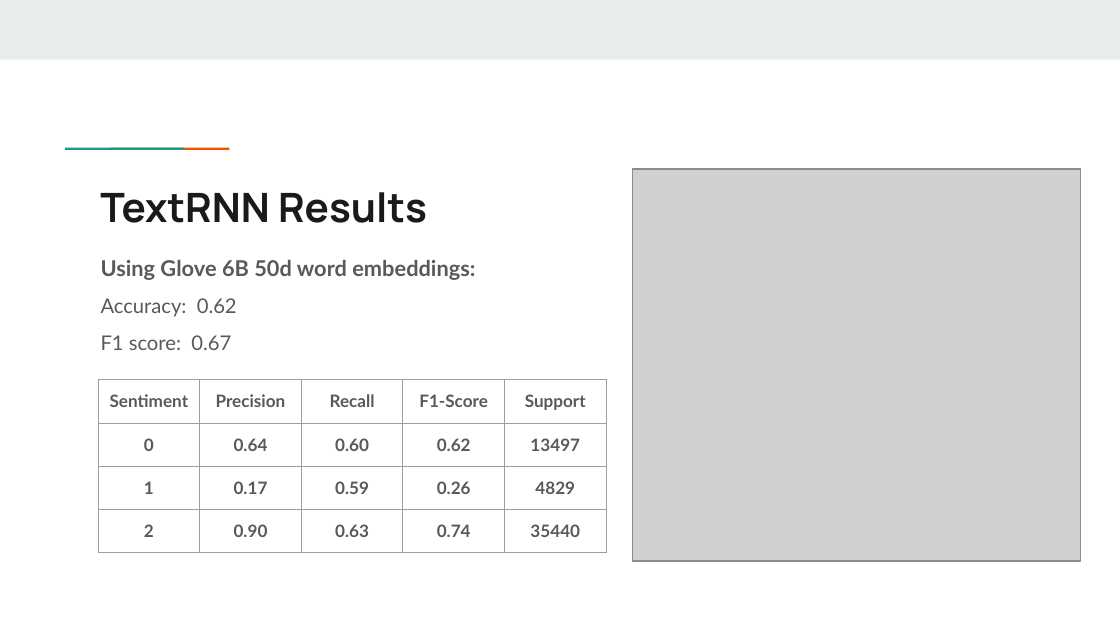
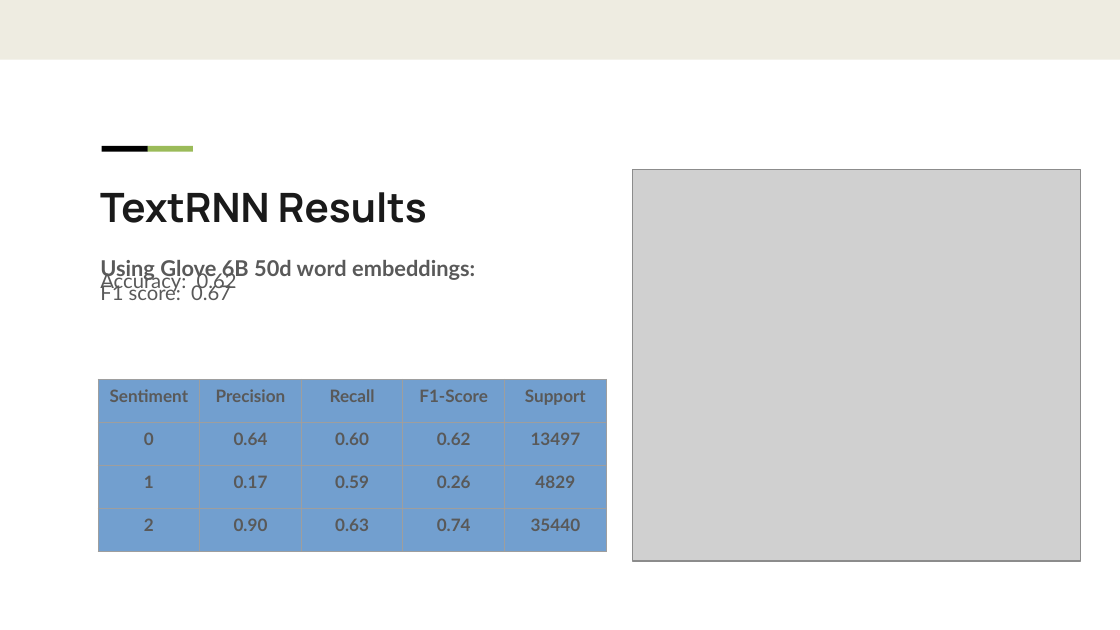
Before and after one commit to NLP-Term-Project/Sentiment-Analysis-of-Drug-reviews, a slide deck: slide 8 of NLP Project presentation.pptx. Drawn at 1120x630 pixels with LibreOffice and Linux fonts; fonts in the diff are those of the drawing; grey boxes stand for pictures. Boxes give left, top, right and bottom in pixels: in the first picture for what was removed or moved away, otherwise in the second. Text is boxed around its words. In the diff, an @@ line names an element or a change of style, - is before the commit and + after.

```diff
--- a/NLP Project presentation.pptx
+++ b/NLP Project presentation.pptx
@@ rectangle at bbox=[102, 146, 148, 151]: fill #1A9988 to #000000 @@
@@ rectangle at bbox=[147, 146, 193, 151]: fill #EB5600 to #9BBB59 @@
@@ text at bbox=[100, 271, 237, 300]: less space between paragraphs @@
@@ table at bbox=[99, 380, 608, 549] @@
@@ fill none to #729FCF in 20 cells @@
@@ borders changed @@
```
Also in this commit, not shown: 26 other slides changed.
